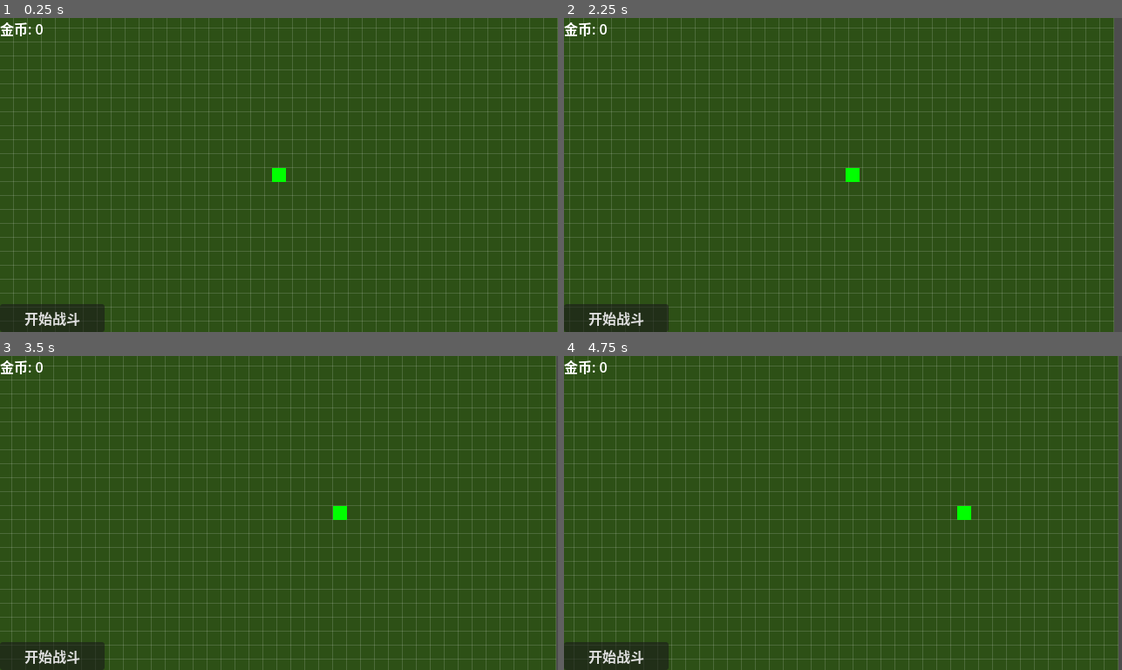
Above: before the commit, frames 1-4 (two rows, left to right).
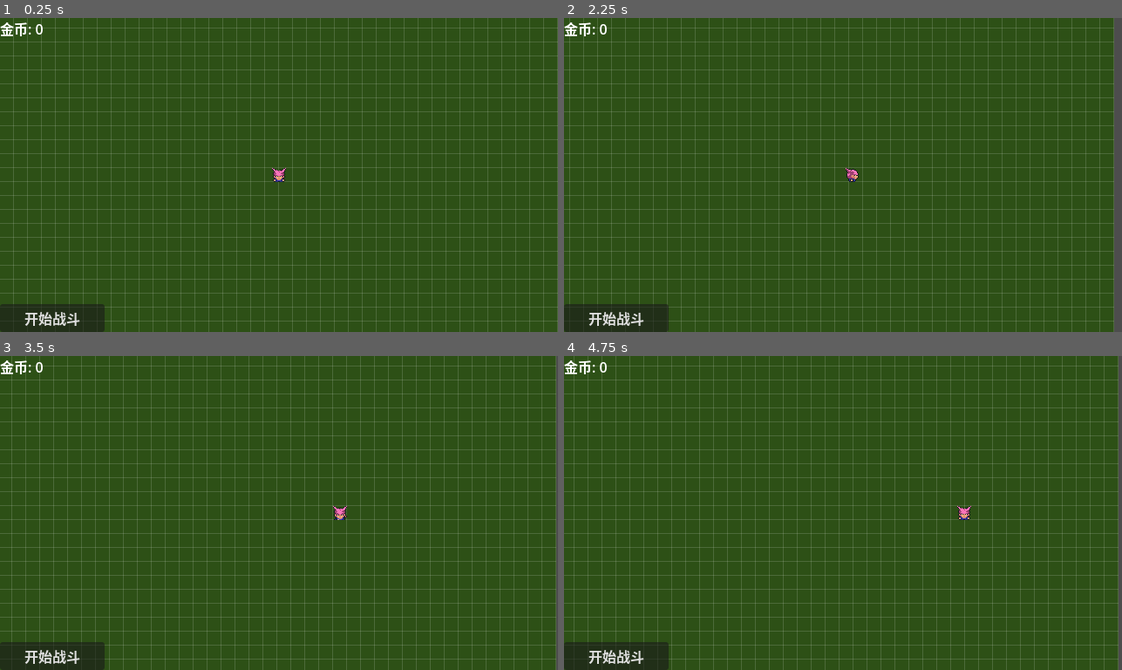
Above: after the commit, the same moments.

Repository: felang/utoland
Game: Godot game, scene res://scenes/levels/placement.tscn
Two runs of this game, one before a commit and one after it. Both use one fixed random seed, a clock stepped at 60 frames per second and the inputs below. This scene is started directly instead of the project's main scene.
Inputs (mouse positions are in pixels of both pictures, inside the frame that each line leads up to):
- Up to frame 1 (0.25 s): no input
- Up to frame 2 (2.25 s): click "开始战斗" at 0.5 s; click "开始战斗" at 1.25 s; tap Enter at 2 s; move the mouse to (965, 159) at 2.02 s; hold D (move_right) from 2.03 s (still down); click (965, 159) at 2.17 s
- Up to frame 3 (3.5 s): release D (move_right) at 2.75 s; drag from (167, 528) to (323, 513) at 2.77 s
- Up to frame 4 (4.75 s): move the mouse to (898, 443) at 3.52 s; hold D (move_right) 3.53-4.25 s; click (898, 443) at 3.67 s; drag from (815, 575) to (675, 465) at 4.27 s

The runs differ from the first frame. In frame 1, 0.1% of the frame differs, in the area x 48-52%, y 47-53%; in frame 2, 0.1%; in frame 3, 0.1%; in frame 4, 0.1%.
Error before the commit: Invalid access to property or key 'owned_weapons' on a base object of type 'Node (game_data.gd)'. (res://scripts/entities/player.gd:31)
Error after the commit: Parse Error: Function "get_current_level()" not found in base self. (res://scripts/entities/towers/tower_shooter.gd:21)

Commit message:
refactor: 武器/塔系统适配新数据结构（level 注入、删除 get_tower_cost）
Co-Authored-By: Claude Sonnet 4.6 <noreply@anthropic.com>

Diff:
--- a/scripts/core/scene_factory.gd
+++ b/scripts/core/scene_factory.gd
@@ -37,22 +37,19 @@
 var _flame_projectile_scene: PackedScene = preload("res://scenes/entities/projectiles/flame_projectile.tscn")
 var _coin_scene: PackedScene = preload("res://scenes/entities/coin.tscn")
 
-# Tower creation — 注入 TowerData Resource
-func create_tower(type: String) -> Node2D:
+# Tower creation — 注入 TowerData Resource，level 直接注入
+func create_tower(type: String, level: int = 1) -> Node2D:
 	if not _tower_scenes.has(type):
 		push_error("Unknown tower type: " + type)
 		return null
 
 	var tower = _tower_scenes[type].instantiate()
 	tower.tower_type = type
+	tower.current_level = level
 	# 注入 Resource 数据
 	if GameConfig.towers.has(type):
 		tower.data = GameConfig.towers[type]
 	return tower
-
-func get_tower_cost(_type: String) -> int:
-	# 布置免费，place_cost 已移除
-	return 0
 
 # Enemy creation — 注入 EnemyData Resource
 func create_enemy(type: String) -> CharacterBody2D:
--- a/scripts/entities/player.gd
+++ b/scripts/entities/player.gd
@@ -26,11 +26,8 @@
 		health.heal(GameData.pending_heal)
 		GameData.pending_heal = 0
 
-	# 初始化武器系统（从 owned_weapons 读取所有已拥有武器）
-	var weapon_ids: Array[String] = []
-	for id: String in GameData.owned_weapons:
-		weapon_ids.append(id)
-	_weapon_manager.initialize(weapon_ids)
+	# 初始化武器系统（从 deployed_weapons 注入等级）
+	_weapon_manager.initialize(GameData.deployed_weapons)
 
 	# 同步金币
 	coins = GameData.coins
@@ -104,7 +101,6 @@
 func add_coins(amount: int) -> void:
 	coins += amount
 	GameData.coins = coins  # 同步到 GameData
-	GameData.add_xp(amount)
 
 ## 吸血回复：供投射物命中敌人后调用
 func heal_hp(amount: float) -> void:
--- a/scripts/entities/towers/tower.gd
+++ b/scripts/entities/towers/tower.gd
@@ -4,6 +4,8 @@
 # 由 SceneFactory 注入的 Resource 数据
 var data: TowerData = null
 var tower_type: String = Enums.TowerId.STUMP
+# 由 SceneFactory 在实例化后注入的等级
+var current_level: int = 1
 
 # Buff 系统
 var damage_mult: float = 1.0
@@ -18,19 +20,10 @@
 	health.death_color = Color.GREEN
 	health.died.connect(_on_died)
 	add_to_group(Enums.Group.TOWERS)
-	EventBus.tower_upgraded.connect(_on_tower_upgraded)
-
-func get_current_level() -> int:
-	return GameData.owned_towers.get(data.id, 1)
 
 func _apply_level_stats() -> void:
-	var level: int = get_current_level()
-	var idx: int = level - 1
+	var idx: int = current_level - 1
 	health.initialize(data.hp_per_level[idx])
-
-func _on_tower_upgraded(upgraded_type: String) -> void:
-	if upgraded_type == data.id:
-		_apply_level_stats()
 
 func _apply_character_passive() -> void:
 	var passive: String = GameData.character_passive_type
@@ -61,5 +54,4 @@
 		speed_mult *= data_entry["spd"]
 
 func _on_died() -> void:
-	EventBus.tower_upgraded.disconnect(_on_tower_upgraded)
 	queue_free()
--- a/scripts/entities/weapons/weapon.gd
+++ b/scripts/entities/weapons/weapon.gd
@@ -6,13 +6,17 @@
 var weapon_data: WeaponData = null
 var owner_node: Node2D = null
 var _cooldown: float = 0.0
+var _level: int = 1
 
 func initialize(data: WeaponData) -> void:
 	weapon_data = data
 	_cooldown = 0.0
 
+func set_level(level: int) -> void:
+	_level = level
+
 func get_current_level() -> int:
-	return GameData.owned_weapons.get(weapon_data.id, 1)
+	return _level
 
 func get_damage() -> float:
 	var base: float = weapon_data.damage_per_level[get_current_level() - 1]
--- a/scripts/entities/weapons/weapon_manager.gd
+++ b/scripts/entities/weapons/weapon_manager.gd
@@ -5,21 +5,24 @@
 
 var _weapons: Array[Weapon] = []
 
-func initialize(weapon_ids: Array[String]) -> void:
-	for id in weapon_ids:
-		if not GameConfig.weapons.has(id):
-			push_error("WeaponManager: 未知武器 id: " + id)
+func initialize(weapon_entries: Array[Dictionary]) -> void:
+	for entry in weapon_entries:
+		if not GameConfig.weapons.has(entry.id):
+			push_error("WeaponManager: 未知武器 id: " + entry.id)
 			continue
-		_add_weapon(GameConfig.weapons[id])
+		var weapon: Weapon = _add_weapon(GameConfig.weapons[entry.id])
+		if weapon:
+			weapon.set_level(entry.level)
 
-func _add_weapon(data: WeaponData) -> void:
+func _add_weapon(data: WeaponData) -> Weapon:
 	var weapon: Weapon = _create_weapon(data.weapon_type)
 	if not weapon:
-		return
+		return null
 	weapon.initialize(data)
 	weapon.owner_node = get_parent() as Node2D
 	add_child(weapon)
 	_weapons.append(weapon)
+	return weapon
 
 func tick(delta: float) -> void:
 	# 取所有武器中最大的射程作为搜索范围
